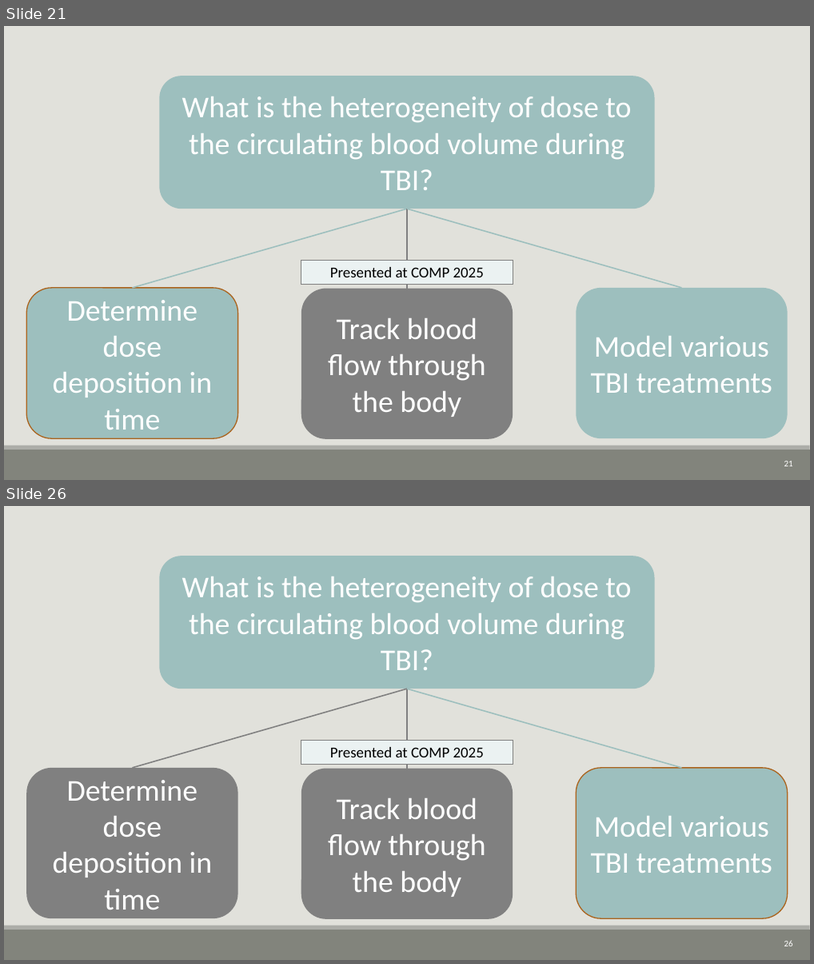
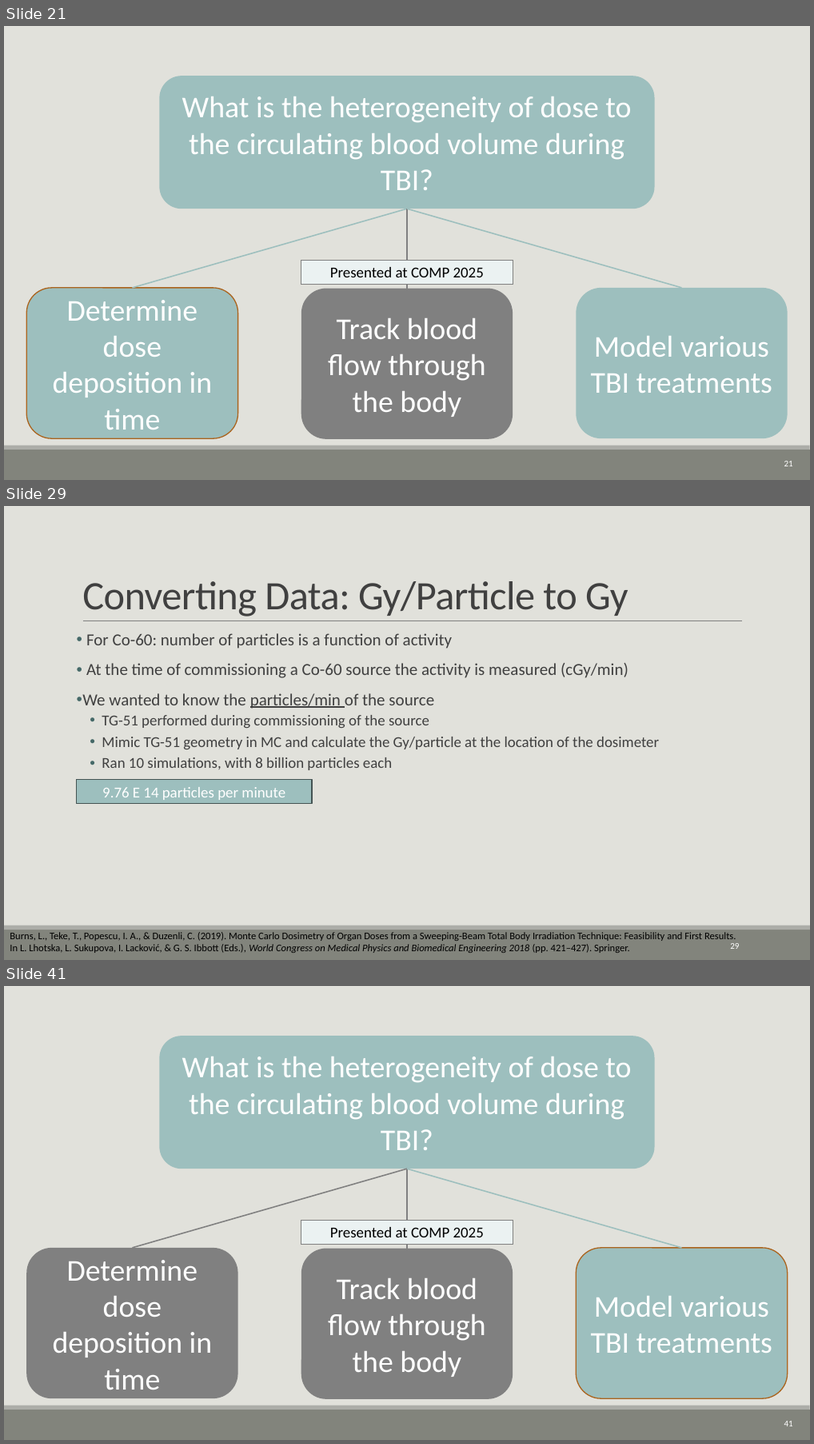
Before and after one commit to CNorthwayMedPhys/Full-Body-Flow-Model-Project, a slide deck: Working Documents/11.25_Committee Meeting.pptx. Shown one above the other, each under a label of ours: slides 21 and 26 before the commit, slides 21, 29 and 41 after it; the slides between them are not shown. The pictures are 814x964 and 814x1444 pixels, drawn with LibreOffice and Linux fonts; fonts in the diff are those of the drawing. Boxes give left, top, right and bottom in pixels: in the first picture for what was removed or moved away, otherwise in the second. Text is boxed around its words. In the diff, an @@ line names an element or a change of style, - is before the commit and + after.

```diff
--- a/Working Documents/11.25_Committee Meeting.pptx
+++ b/Working Documents/11.25_Committee Meeting.pptx
@@ slide 29 added at bbox=[4, 506, 810, 960], background #E1E1DB; not listed: 2 template elements that a slide beside it also shows @@
@@ title added at bbox=[82, 581, 628, 616], 48 pt, text #404040 @@
+Converting Data: Gy/Particle to Gy
@@ line added from (83, 621) to (742, 621), #808080 0.5 pt @@
@@ text added at bbox=[82, 633, 659, 770], 18 pt, text #404040 @@
+• For Co-60: number of particles is a function of activity
+• At the time of commissioning a Co-60 source the activity is measured (cGy/min)
+• We wanted to know the particles/min of the source
+  • TG-51 performed during commissioning of the source
+  • Mimic TG-51 geometry in MC and calculate the Gy/particle at the location of the dosimeter
+  • Ran 10 simulations, with 8 billion particles each
@@ rectangle added at bbox=[77, 779, 312, 804], fill #9DBFBE, outline #455453 1.25 pt, 18 pt, text #FFFFFF @@
+9.76 E 14 particles per minute
@@ text added at bbox=[10, 932, 737, 952], 12 pt, text #000000 @@
+Burns, L., Teke, T., Popescu, I. A., & Duzenli, C. (2019). Monte Carlo Dosimetry of Organ Doses from a Sweeping-Beam Total Body Irradiation Technique: Feasibility and First Results. In L. Lhotska, L. Sukupova, I. Lacković, & G. S. Ibbott (Eds.), World Congress on Medical Physics and Biomedical Engineering 2018 (pp. 421–427). Springer.
@@ page number added at bbox=[730, 943, 739, 948], 10.5 pt, text #FFFFFF @@
+29
@@ what was slide 26 is now slide 41 @@
@@ page number at bbox=[785, 1420, 794, 1426]: text changed @@
-26
+41
```
Also in this commit, not shown: 8 slides changed, 16 other slides added, 2 slides removed.
